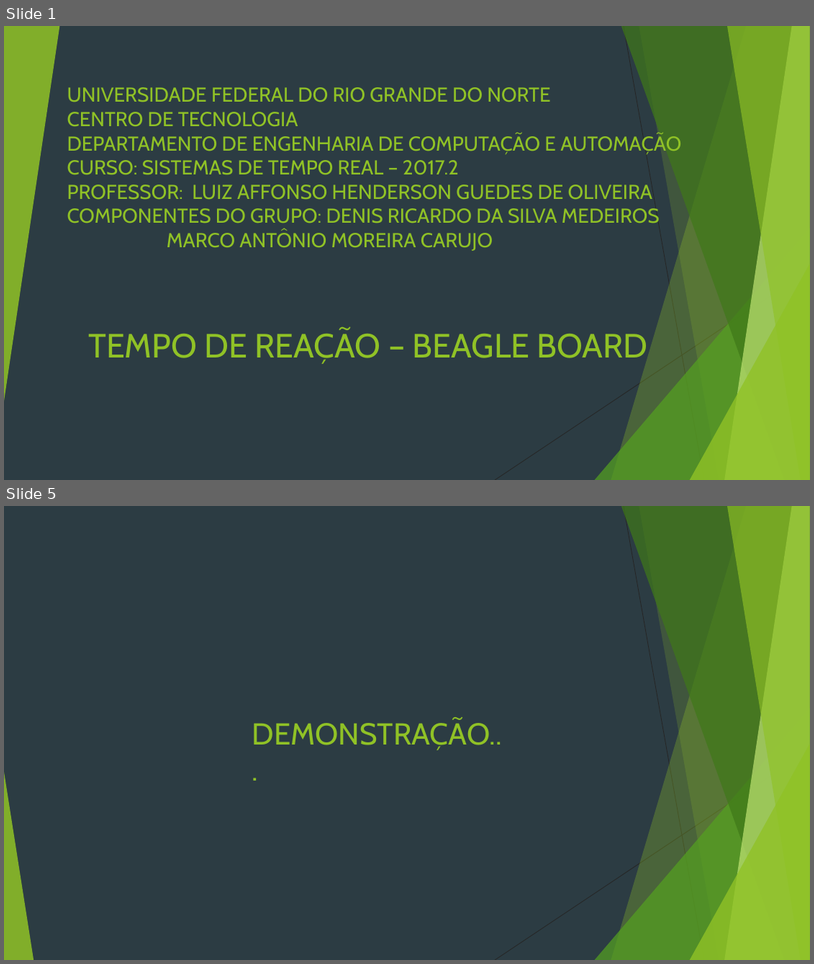
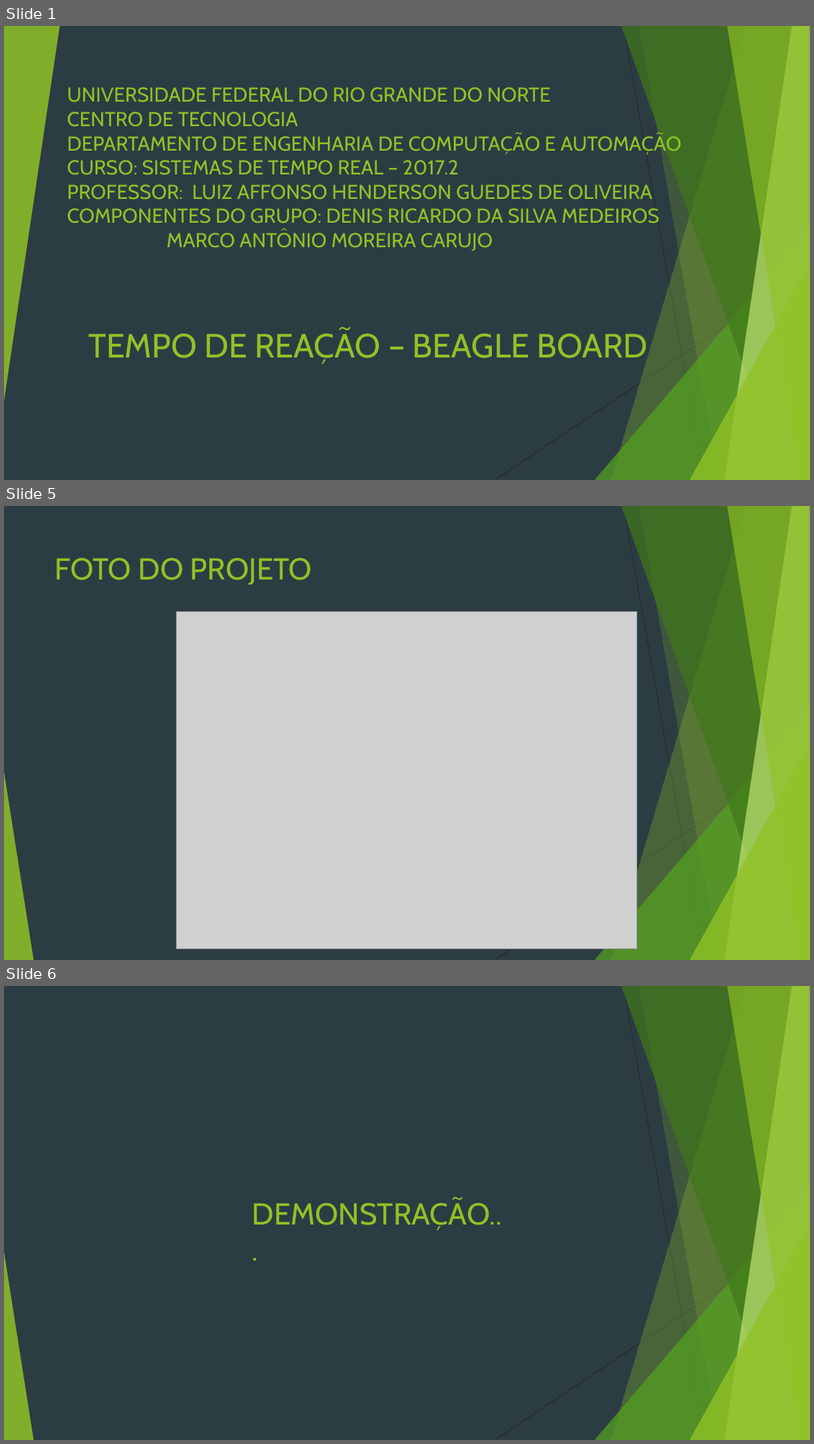
Before and after one commit to DenisMedeiros/Real-Time-Systems-Applications, a slide deck: TempoReacao/SlideTempoReacao.pptx. Shown one above the other, each under a label of ours: slides 1 and 5 before the commit, slides 1, 5 and 6 after it; the slides between them are not shown. The pictures are 814x964 and 814x1444 pixels, drawn with LibreOffice and Linux fonts; fonts in the diff are those of the drawing; grey boxes stand for pictures. Boxes give left, top, right and bottom in pixels: in the first picture for what was removed or moved away, otherwise in the second. Text is boxed around its words. In the diff, an @@ line names an element or a change of style, - is before the commit and + after.

```diff
--- a/TempoReacao/SlideTempoReacao.pptx
+++ b/TempoReacao/SlideTempoReacao.pptx
@@ slide 5 added at (x1=4, y1=506, x2=810, y2=960), background #2C3C43; not listed: 10 template elements that a slide beside it also shows @@
@@ title added at (x1=55, y1=558, x2=312, y2=584), 36 pt, text #90C226 @@
+FOTO DO PROJETO
@@ picture added at (x1=176, y1=612, x2=637, y2=949) @@
@@ what was slide 5 is now slide 6 @@
```
Also in this commit, not shown: 1 slide changed, 2 other slides added, 2 slides removed, 4 other files.
